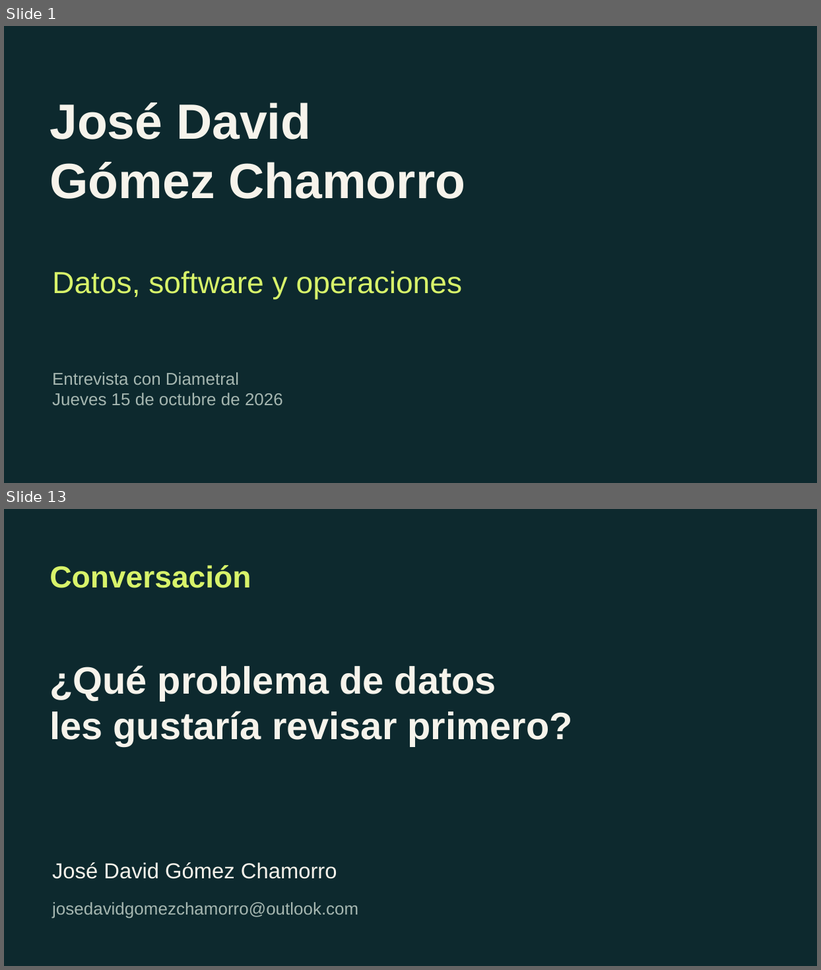
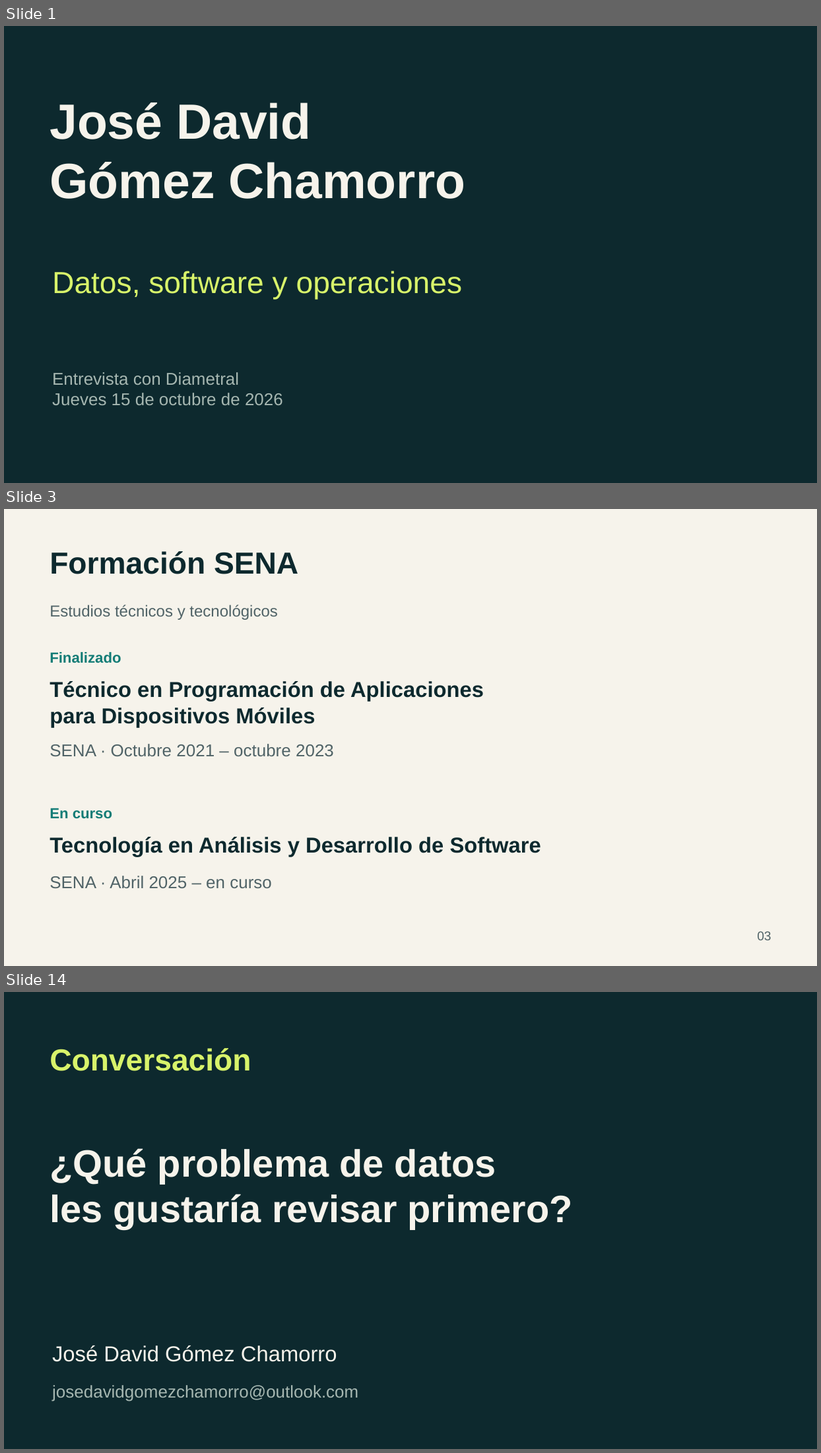
Before and after one commit to joseggch15/Interview, a slide deck: materiales/Jose_David_Gomez_Diametral.pptx. Shown one above the other, each under a label of ours: slides 1 and 13 before the commit, slides 1, 3 and 14 after it; the slides between them are not shown. The pictures are 821x970 and 821x1453 pixels, drawn with LibreOffice and Linux fonts; fonts in the diff are those of the drawing. Boxes give left, top, right and bottom in pixels: in the first picture for what was removed or moved away, otherwise in the second. Text is boxed around its words. In the diff, an @@ line names an element or a change of style, - is before the commit and + after.

Commit message:
Update PowerPoint education status and SENA programs

```diff
--- a/materiales/Jose_David_Gomez_Diametral.pptx
+++ b/materiales/Jose_David_Gomez_Diametral.pptx
@@ slide 3 added at [4,509,817,966], background #F6F3EB @@
@@ text added at [50,551,298,574], 36 pt, text #0D292E, bold @@
+Formación SENA
@@ text added at [50,605,277,620], 18.8 pt, text #506367 @@
+Estudios técnicos y tecnológicos
@@ text added at [50,652,121,663], 17.2 pt, text #137C76, bold @@
+Finalizado
@@ text added at [50,681,484,728], 25.5 pt, text #0D292E, bold @@
+Técnico en Programación de Aplicaciones
+para Dispositivos Móviles
@@ text added at [50,744,334,757], 20.2 pt, text #506367 @@
+SENA · Octubre 2021 – octubre 2023
@@ text added at [50,808,112,819], 17.2 pt, text #137C76, bold @@
+En curso
@@ text added at [50,837,541,857], 25.5 pt, text #0D292E, bold @@
+Tecnología en Análisis y Desarrollo de Software
@@ text added at [50,876,272,889], 20.2 pt, text #506367 @@
+SENA · Abril 2025 – en curso
@@ text added at [757,931,771,941], 15 pt, text #506367 @@
+03
@@ what was slide 13 is now slide 14 @@
```
Also in this commit, not shown: 16 slides changed.
